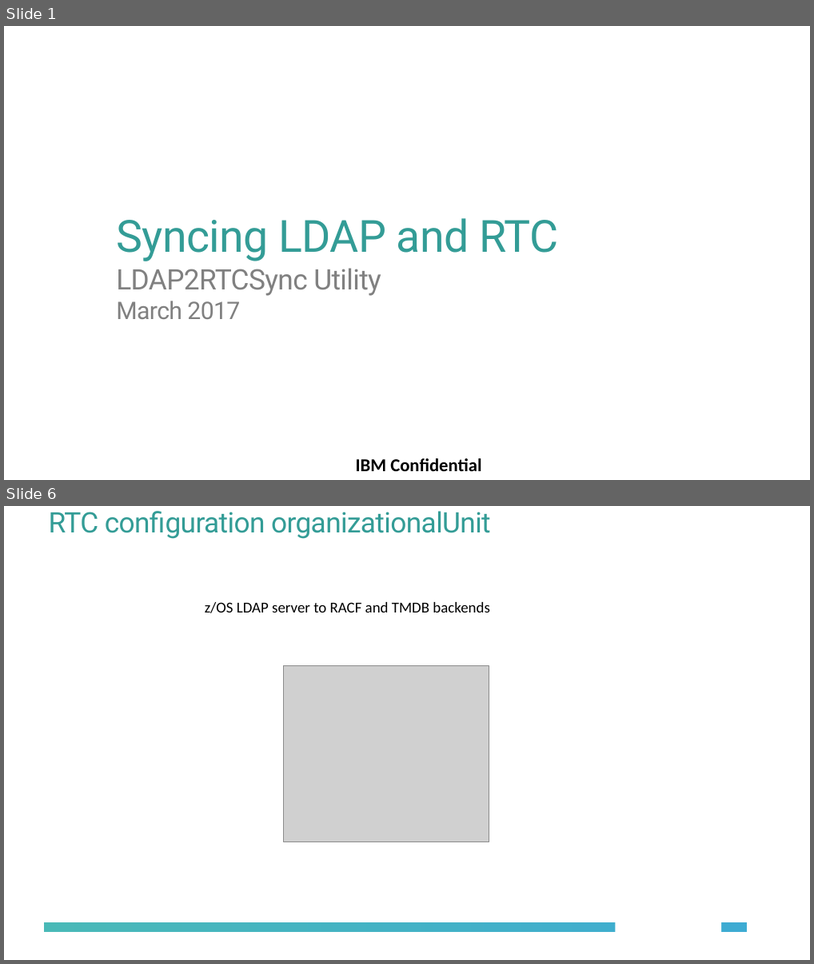
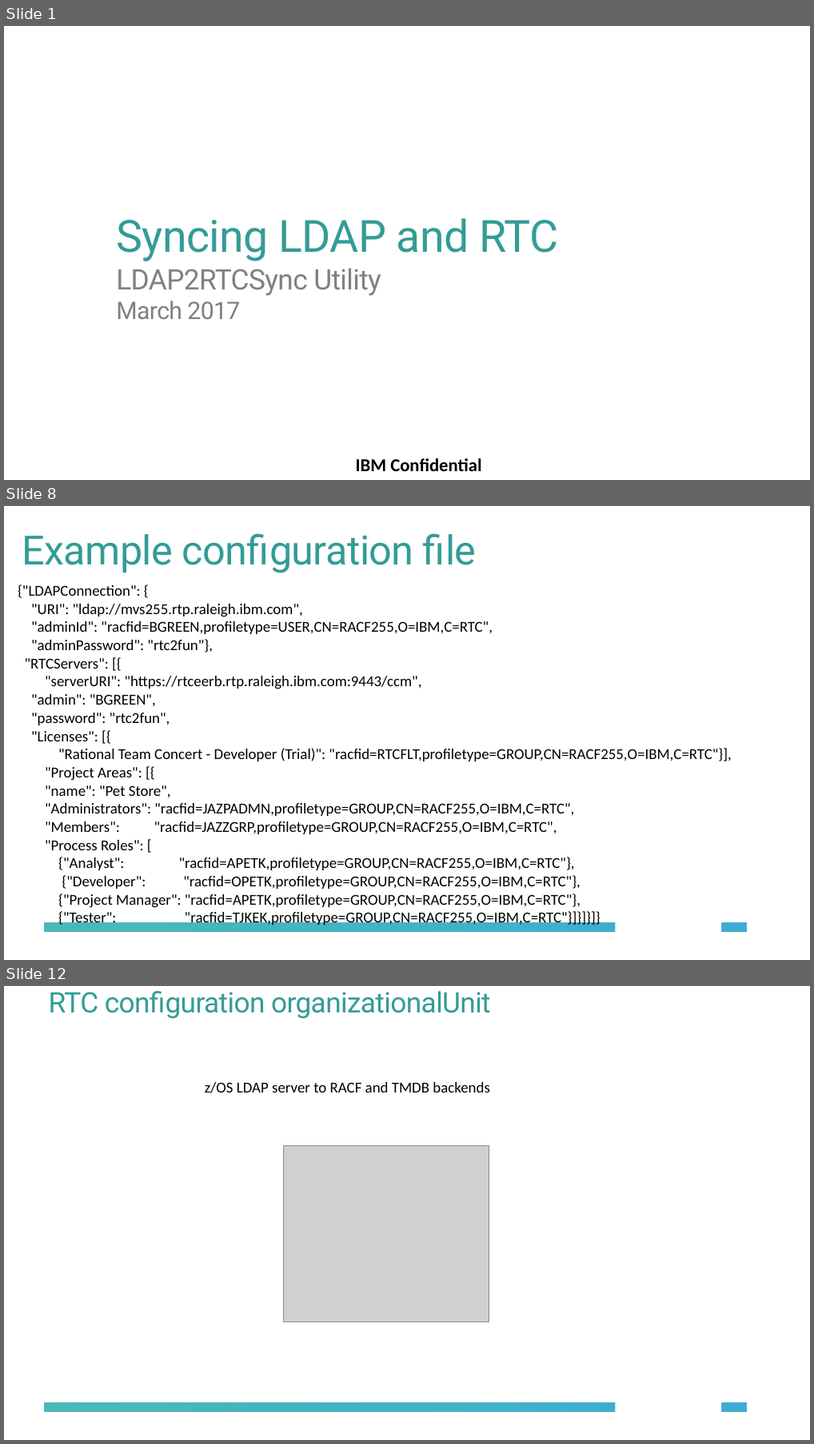
Before and after one commit to jamsden/CE4IoTConnector, a slide deck: LDAP-RTC-Sync/docs/LDAP-RTCSync.pptx. Shown one above the other, each under a label of ours: slides 1 and 6 before the commit, slides 1, 8 and 12 after it; the slides between them are not shown. The pictures are 814x964 and 814x1444 pixels, drawn with LibreOffice and Linux fonts; fonts in the diff are those of the drawing; grey boxes stand for pictures; background and template pictures are left out. Boxes give left, top, right and bottom in pixels: in the first picture for what was removed or moved away, otherwise in the second. Text is boxed around its words. In the diff, an @@ line names an element or a change of style, - is before the commit and + after.

Commit message:
Updated to require use of repotools_syncUsers
This deals with the server users and repository permissions. Still
having trouble getting a mutable working copy that can be saved.

```diff
--- a/LDAP-RTC-Sync/docs/LDAP-RTCSync.pptx
+++ b/LDAP-RTC-Sync/docs/LDAP-RTCSync.pptx
@@ slide 8 added at (x1=4, y1=506, x2=810, y2=960), background #FFFFFF; not listed: 2 template elements that a slide beside it also shows @@
@@ title added at (x1=22, y1=533, x2=477, y2=573), 48 pt, text #339C96 @@
+Example configuration file
@@ text added at (x1=18, y1=584, x2=731, y2=927), 18 pt, text #000000 @@
+{"LDAPConnection": {
+"URI": "ldap://mvs255.rtp.raleigh.ibm.com",
+"adminId": "racfid=BGREEN,profiletype=USER,CN=RACF255,O=IBM,C=RTC",
+"adminPassword": "rtc2fun"},
+"RTCServers": [{
+"serverURI": "https://rtceerb.rtp.raleigh.ibm.com:9443/ccm",
+"admin": "BGREEN",
+"password": "rtc2fun",
+"Licenses": [{
+"Rational Team Concert - Developer (Trial)": "racfid=RTCFLT,profiletype=GROUP,CN=RACF255,O=IBM,C=RTC"}],
+"Project Areas": [{
+"name": "Pet Store",
+"Administrators": "racfid=JAZPADMN,profiletype=GROUP,CN=RACF255,O=IBM,C=RTC",
+"Members": "racfid=JAZZGRP,profiletype=GROUP,CN=RACF255,O=IBM,C=RTC",
+"Process Roles": [
+{"Analyst": "racfid=APETK,profiletype=GROUP,CN=RACF255,O=IBM,C=RTC"},
+{"Developer": "racfid=OPETK,profiletype=GROUP,CN=RACF255,O=IBM,C=RTC"},
+{"Project Manager": "racfid=APETK,profiletype=GROUP,CN=RACF255,O=IBM,C=RTC"},
+{"Tester": "racfid=TJKEK,profiletype=GROUP,CN=RACF255,O=IBM,C=RTC"}]}]}]}
@@ what was slide 6 is now slide 12 @@
```
Also in this commit, not shown: 10 slides changed, 3 other slides added, 9 other files.
